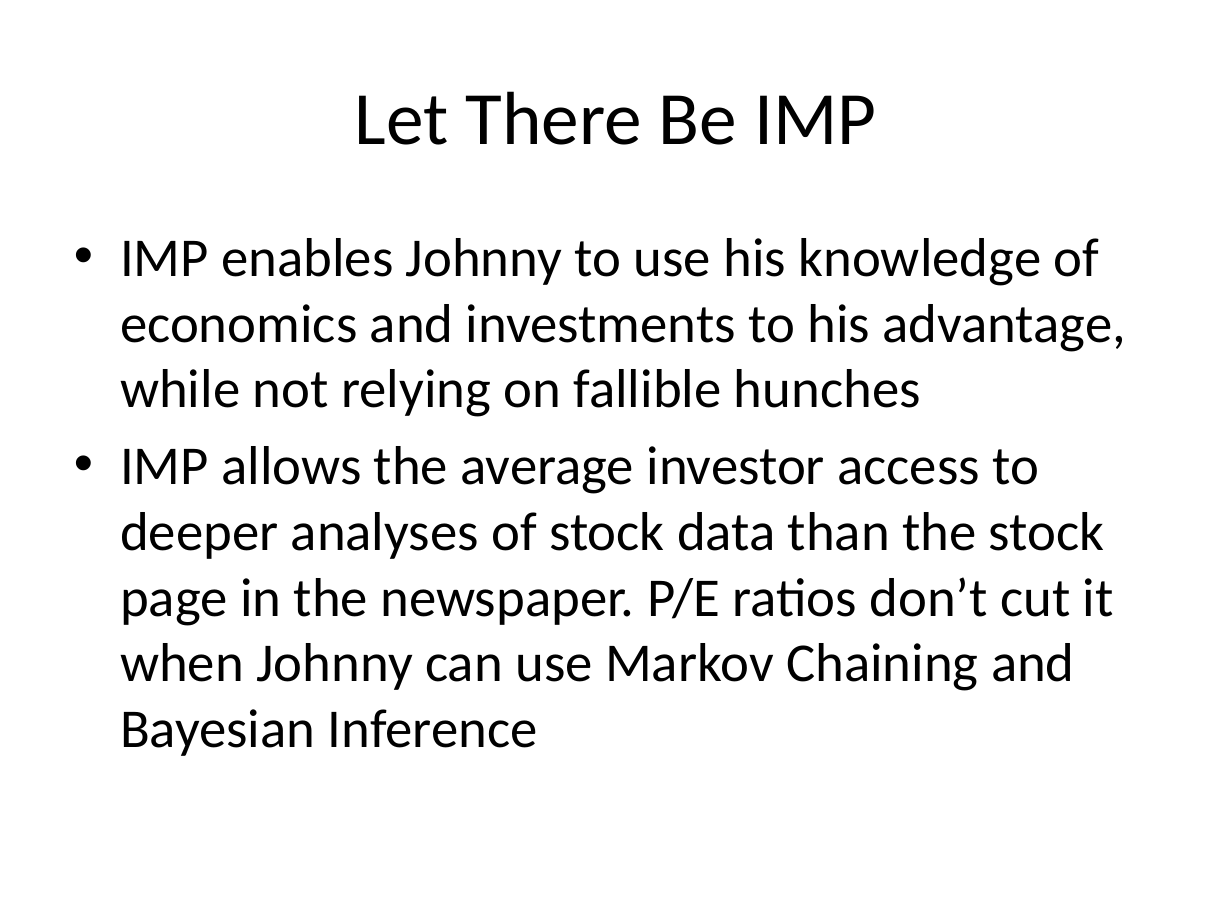
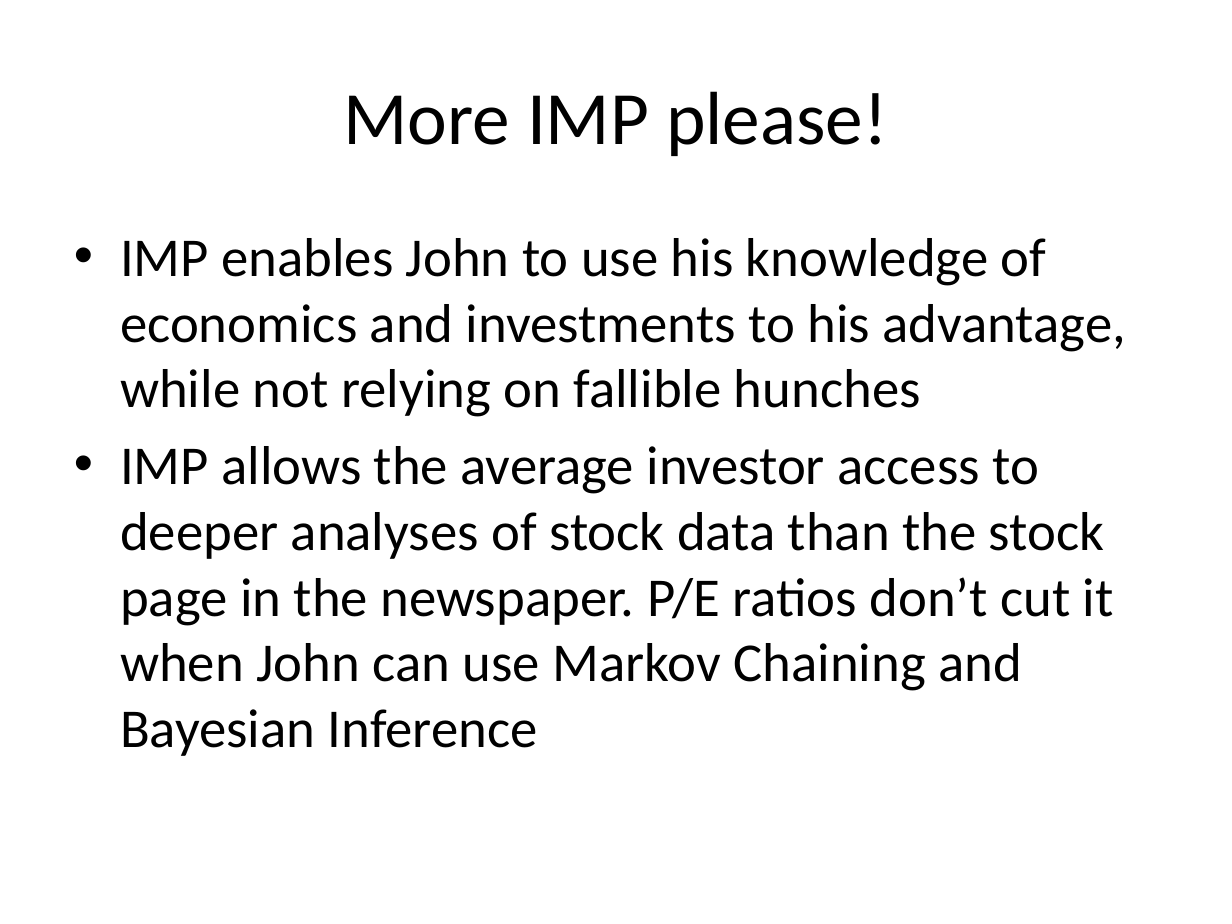
Before and after one commit to ChrisBye/rpi-imp, a slide deck: slide 8 of final presentation/justification and vision.pptx. Drawn at 1232x924 pixels with LibreOffice and Linux fonts; fonts in the diff are those of the drawing. Boxes give left, top, right and bottom in pixels: in the first picture for what was removed or moved away, otherwise in the second. Text is boxed around its words. In the diff, an @@ line names an element or a change of style, - is before the commit and + after.

```diff
--- a/final presentation/justification and vision.pptx
+++ b/final presentation/justification and vision.pptx
@@ title at (343, 91, 888, 156): text changed @@
-Let There Be IMP
+More IMP please!
@@ text at (120, 238, 1127, 756): text changed @@
-• IMP enables Johnny to use his knowledge of economics and investments to his advantage, while not relying on fallible hunches
-• IMP allows the average investor access to deeper analyses of stock data than the stock page in the newspaper. P/E ratios don’t cut it when Johnny can use Markov Chaining and Bayesian Inference
+• IMP enables John to use his knowledge of economics and investments to his advantage, while not relying on fallible hunches
+• IMP allows the average investor access to deeper analyses of stock data than the stock page in the newspaper. P/E ratios don’t cut it when John can use Markov Chaining and Bayesian Inference
```
Also in this commit, not shown: 9 other slides changed, 1 other file.
